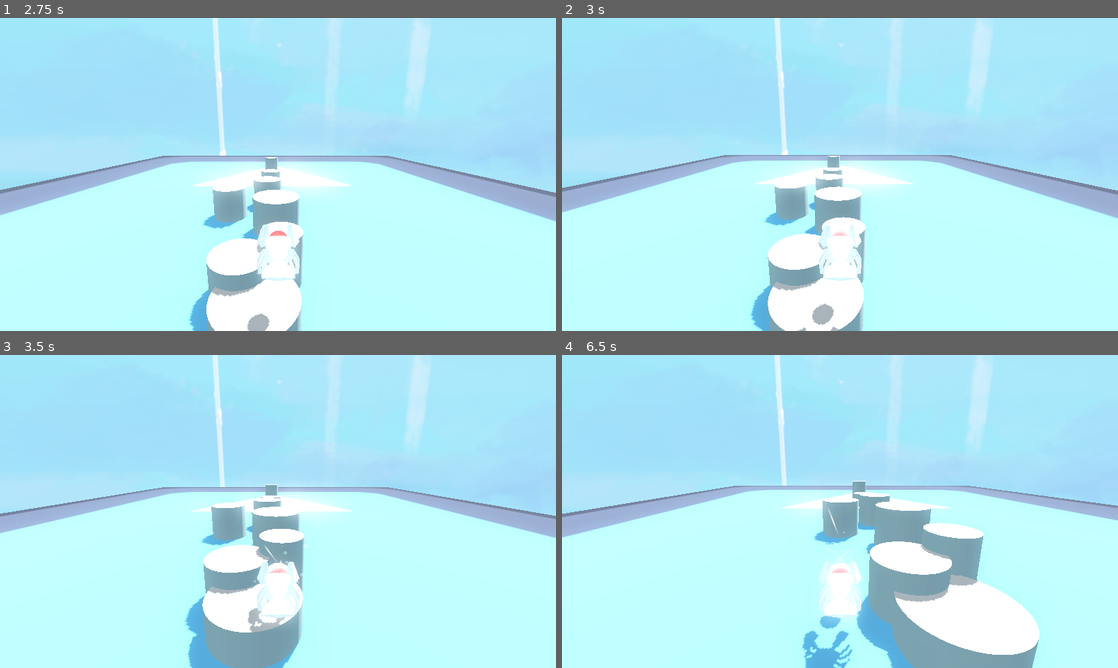
Above: before the commit, frames 1-4 (two rows, left to right).
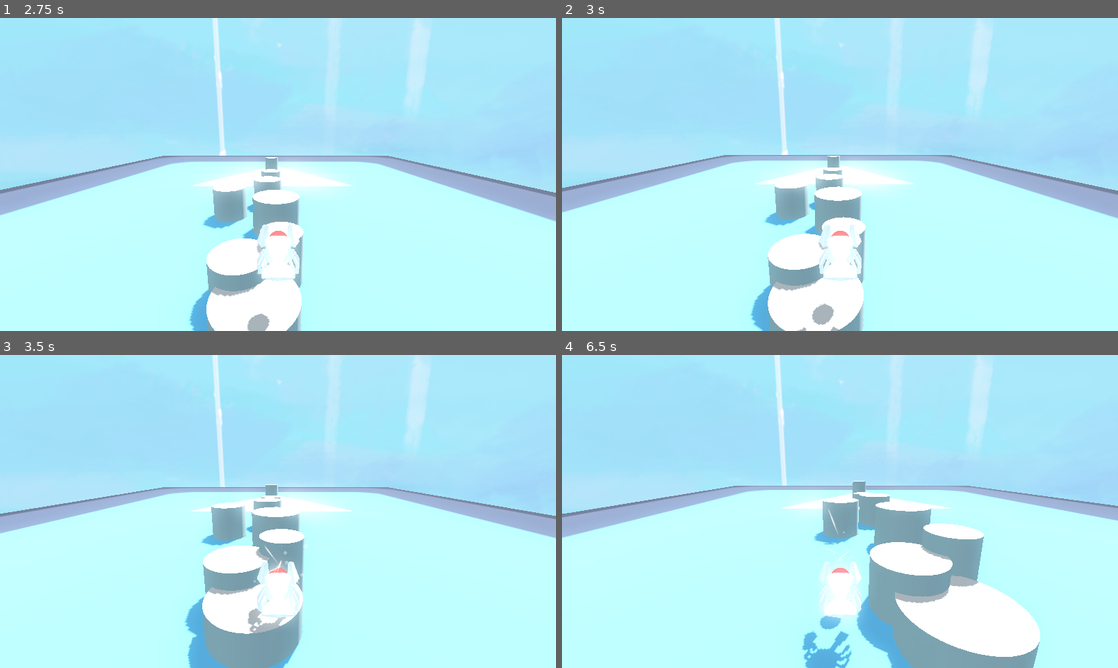
Above: after the commit, the same moments.

Repository: fazilhus/mantis-crab
Game: Godot game, scene res://scenes/ui/Main Menu.tscn
The game is run twice, just before and just after one commit, with the same random seed, the same clock (stepped at 60 frames per second) and the same inputs. The engine's default icon, where the game draws it, is replaced by a stand-in: a white triangle on a blue panel in a dark square.
Inputs (mouse positions are in pixels of both pictures, inside the frame that each line leads up to):
- Up to frame 1 (2.75 s): click "Play" at 0.5 s; tap Enter at 1.25 s; move the mouse to (400, 158) at 1.27 s; hold D (Right) 1.28-2.03 s; click (400, 158) at 1.35 s; tap Space (Jump_Action) at 1.52, 2.27 s; move the mouse to (166, 190) at 2.02 s; hold S (Backward) from 2.03 s (still down); click (166, 190) at 2.1 s
- Up to frame 2 (3 s): move the mouse to (895, 105) at 2.77 s; release S (Backward) at 2.78 s; hold D (Right) from 2.78 s (still down); tap Ctrl (Grab) at 2.85 s
- Up to frame 3 (3.5 s): keep holding D (Right); click (333, 442) at 3.05 s
- Up to frame 4 (6.5 s): move the mouse to (812, 574) at 3.52 s; release D (Right) at 3.53 s; hold W (Forward) 3.53-4.28 s; tap M (Hide_Mouse) at 3.6 s; tap Space (Jump_Action) at 3.77, 4.52, 5.27 s; click (812, 574) at 3.8 s; move the mouse to (1006, 558) at 4.27 s; hold A (Left) 4.28-5.78 s; tap Enter at 4.35 s; click (1006, 558) at 4.55 s; move the mouse to (673, 464) at 5.02 s; click (673, 464) at 5.1 s; move the mouse to (867, 511) at 5.77 s; hold S (Backward) from 5.78 s (still down); click (867, 511) at 5.85 s

Frame 1 is identical in both runs. In frame 2, less than 0.1% of the frame differs, in the area x 48-52%, y 68-70%; in frame 3, 0.5%; in frame 4, 0.9%, in the area x 0-100%, y 40-100%.

Commit message:
Fixed dubble bubble

Diff:
--- a/scripts/bubble.gd
+++ b/scripts/bubble.gd
@@ -29,8 +29,6 @@
 
 	bubble.tween.tween_property(bubble.mesh, "scale", Vector3(1.5, 1.5, 1.5), (1/chargeRate)*3)
 	bubble.tween.parallel().tween_property(bubble, "power", MAX_POWER, (1/chargeRate)*3)
-
-
 	return bubble
 
 func release():
@@ -39,8 +37,7 @@
 	var implosion_instance = FX_Implosion.instantiate()
 	parent.add_child(implosion_instance)
 	implosion_instance.global_position = parent.global_position
-
-	parent.remove_child(self)
+	queue_free()
 
 
 func cancel():
--- a/scripts/player_character.gd
+++ b/scripts/player_character.gd
@@ -53,7 +53,6 @@
 	if self.rotation.y < -2*PI + 0.001 or self.rotation.y > 2 * PI - 0.001:
 		self.rotation.y = 0
 	rotation_speed = Vector2.ZERO
-	bubble_logic()
 
 	move_and_slide()
 
